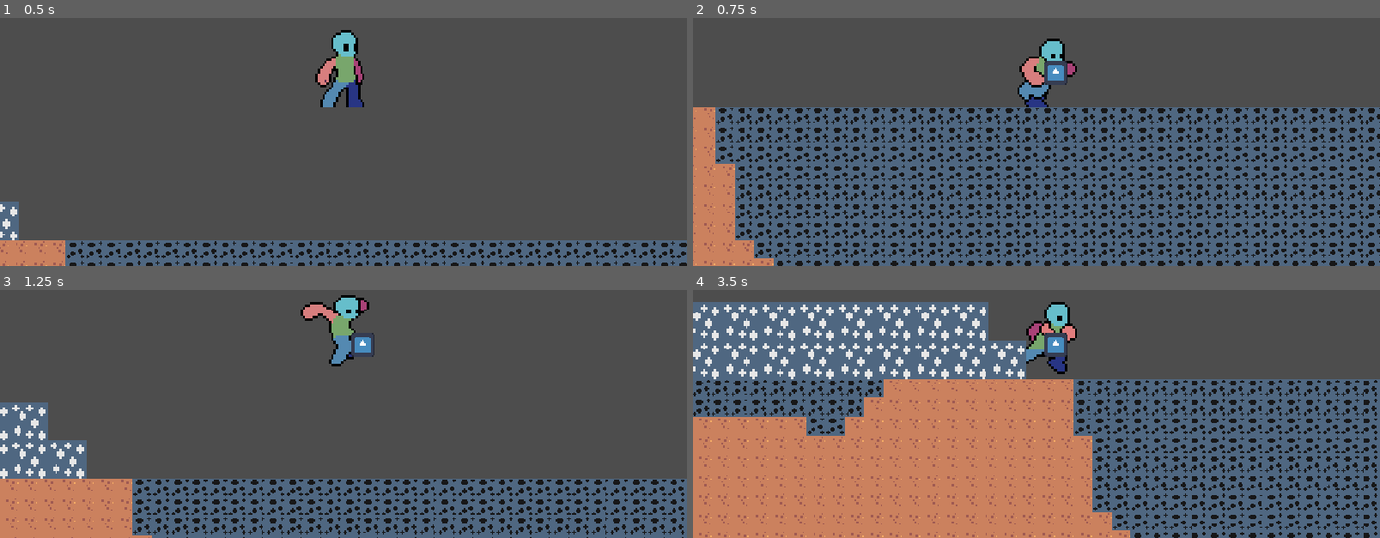
Above: before the commit, frames 1-4 (two rows, left to right).
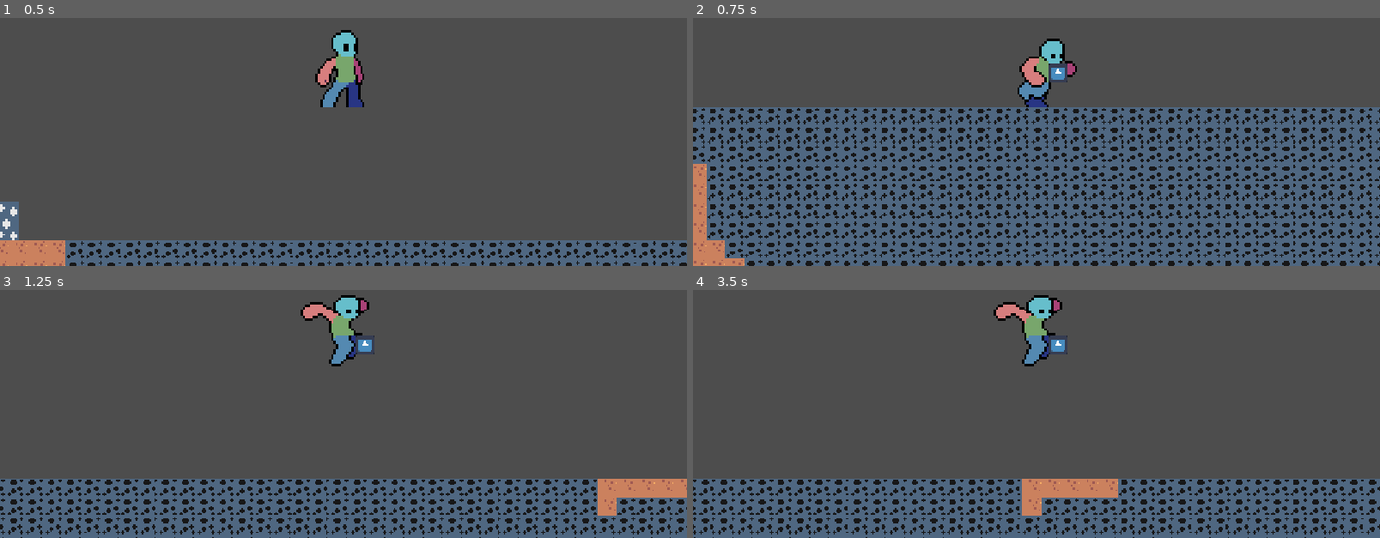
Above: after the commit, the same moments.

Repository: Slime-x/Treasure-Hunt
Game: Godot game, scene res://scenes/game.tscn
Same seed, same stepped clock (60 frames per second), same inputs: the game is played once before the commit and once after it. The engine's default icon, where the game draws it, is replaced by a stand-in: a white triangle on a blue panel in a dark square.
Inputs (mouse positions are in pixels of both pictures, inside the frame that each line leads up to):
- Up to frame 1 (0.5 s): no input
- Up to frame 2 (0.75 s): tap Enter at 0.5 s; move the mouse to (1187, 52) at 0.52 s; hold D (right) from 0.53 s (still down); tap Alt at 0.6 s; click (1187, 52) at 0.67 s
- Up to frame 3 (1.25 s): keep holding D (right); tap Space (jump) at 0.77 s
- Up to frame 4 (3.5 s): move the mouse to (899, 364) at 1.27 s; tap Shift at 1.35, 2.85 s; tap Space (jump) at 1.52, 3.02 s; move the mouse to (outside the picture) at 2.02 s; release D (right) at 2.03 s; hold A (left) 2.03-2.78 s; tap Alt at 2.1 s; move the mouse to (1002, 421) at 2.77 s; hold D (right) from 2.78 s (still down); click (1002, 421) at 2.92 s

Frame 1 is identical in both runs. In frame 2, 24% of the frame differs, in the area x 0-100%, y 17-100%; in frame 3, 16%; in frame 4, 73%, in the area x 0-100%, y 2-100%.

Commit message:
The block no longer pushes the player

Diff:
--- a/scenes/PickedUpBlock.tscn
+++ b/scenes/PickedUpBlock.tscn
@@ -4,16 +4,19 @@
 [ext_resource type="Texture2D" uid="uid://du8vsyeplyvep" path="res://icon.svg" id="2_r3gvo"]
 
 [sub_resource type="RectangleShape2D" id="RectangleShape2D_bx3dq"]
+size = Vector2(18.869858, 9.315838)
 
 [node name="RigidBody2D" type="RigidBody2D" unique_id=1671891308]
-collision_layer = 7
+collision_layer = 0
 collision_mask = 7
 script = ExtResource("1_uds04")
 
 [node name="CollisionShape2D" type="CollisionShape2D" parent="." unique_id=923738958]
+position = Vector2(-3.874302e-07, 2.9802322e-07)
+scale = Vector2(0.84791315, -1.7175053)
 shape = SubResource("RectangleShape2D_bx3dq")
 
 [node name="Sprite2D" type="Sprite2D" parent="." unique_id=1841318717]
-position = Vector2(2.3841858e-07, -1.1920929e-07)
-scale = Vector2(0.15625, 0.15625001)
+position = Vector2(-5.9604645e-08, 2.3841858e-07)
+scale = Vector2(0.125, 0.125)
 texture = ExtResource("2_r3gvo")
--- a/scripts/tile_map_layer.gd
+++ b/scripts/tile_map_layer.gd
@@ -24,5 +24,5 @@
 
 func _process(delta: float) -> void:
 	if block_picked_up == true:
-		picked_up_block.global_position = player.global_position + Vector2(16,0)
+		picked_up_block.global_position = player.global_position + Vector2(18,0)
 		picked_up_block.visible = true
